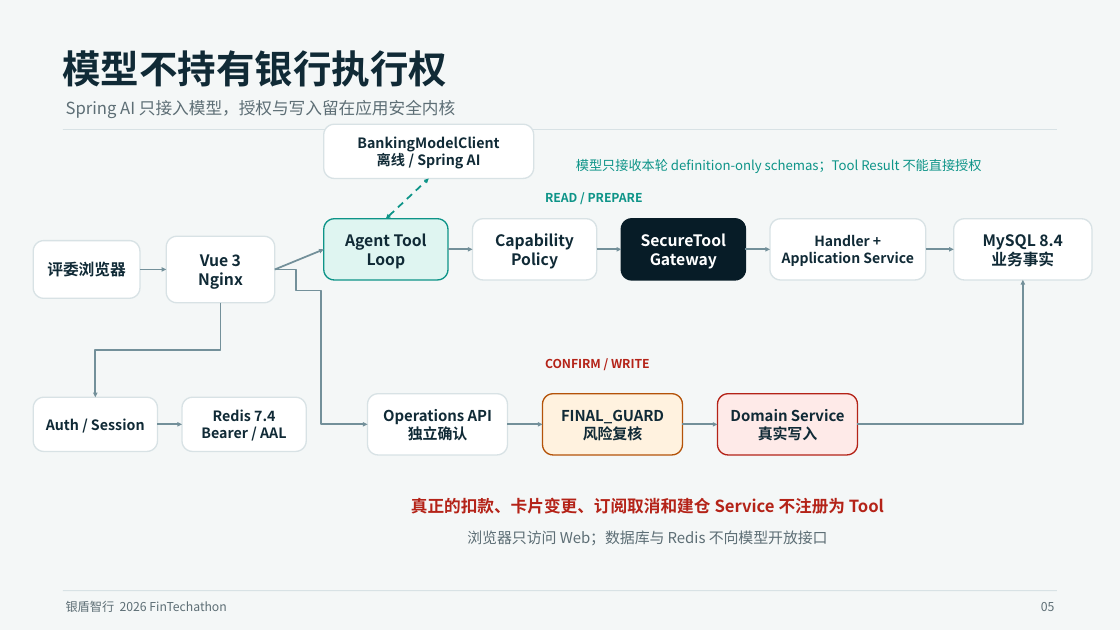
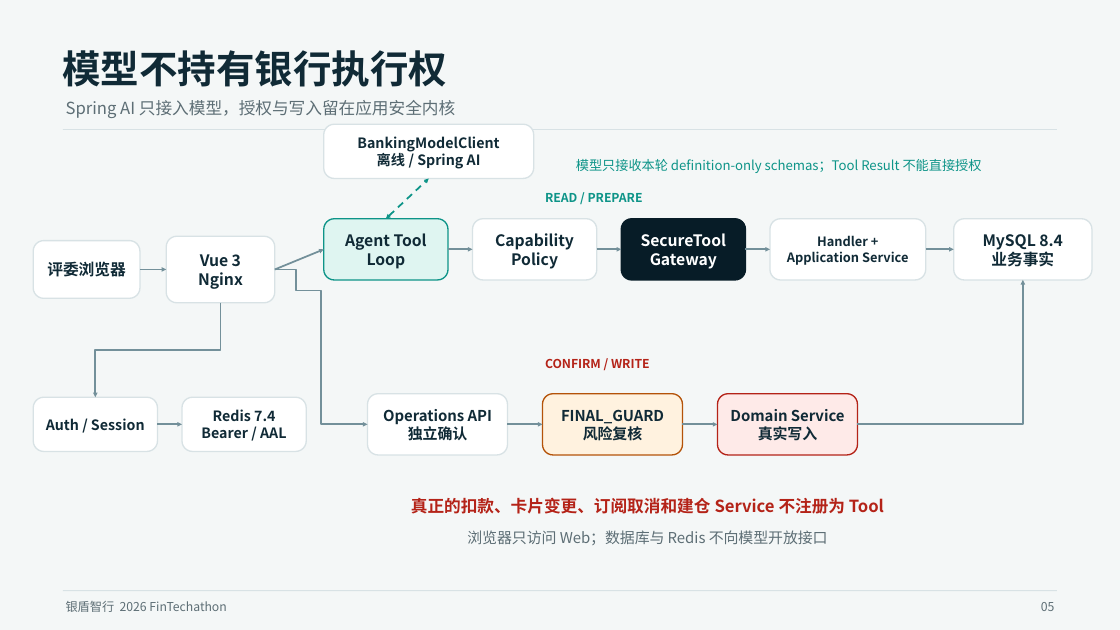
Before and after one commit to zhanglonglong01/silver-shield-banking-agent, a slide deck: slide 5 of submission/02-银盾智行-答辩材料.pptx. Drawn at 1120x630 pixels with LibreOffice and Linux fonts; fonts in the diff are those of the drawing. Boxes give left, top, right and bottom in pixels: in the first picture for what was removed or moved away, otherwise in the second. Text is boxed around its words. In the diff, an @@ line names an element or a change of style, - is before the commit and + after.

```diff
--- a/submission/02-银盾智行-答辩材料.pptx
+++ b/submission/02-银盾智行-答辩材料.pptx
@@ rounded rectangle "Handler +" at <box>770,218,926,280</box>: size 12 to 11 pt @@
```
Also in this commit, not shown: 2 other slides changed, 2 other files.
